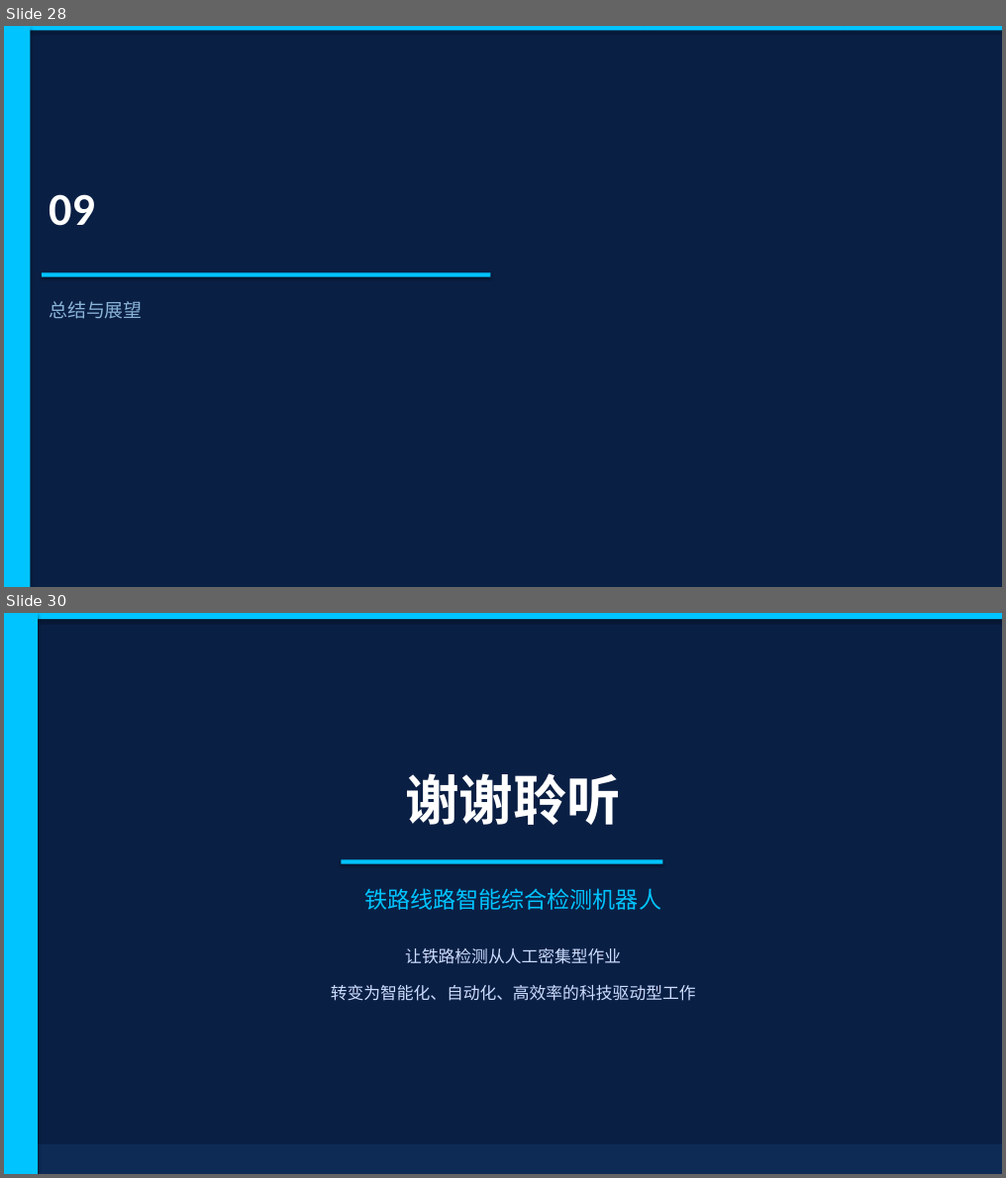
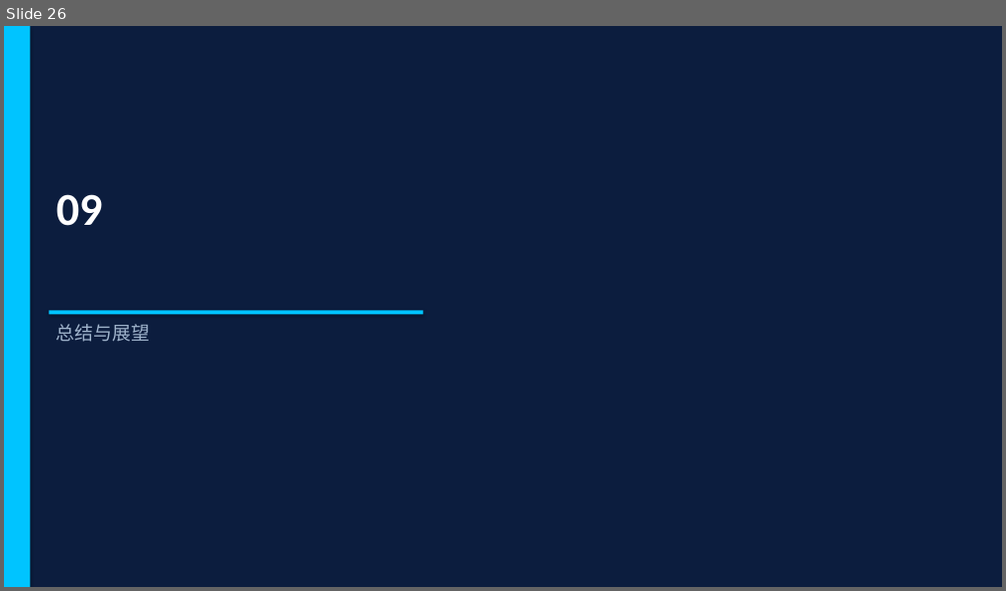
Before and after one commit to gao66683366-lab/workspace, a slide deck: 铁路线路智能综合检测机器人/20260306_技术文档/铁路线路智能综合检测机器人_技术汇报.pptx. Shown one above the other, each under a label of ours: slides 28 and 30 before the commit, slide 26 after it; the slides between them are not shown. The pictures are 1006x1178 and 1006x591 pixels, drawn with LibreOffice and Linux fonts; fonts in the diff are those of the drawing. Boxes give left, top, right and bottom in pixels: in the first picture for what was removed or moved away, otherwise in the second. Text is boxed around its words. In the diff, an @@ line names an element or a change of style, - is before the commit and + after.

Commit message:
feat: 升级PPT为科技蓝风格V3，28页，优化排版和配色

```diff
--- a/铁路线路智能综合检测机器人/20260306_技术文档/铁路线路智能综合检测机器人_技术汇报.pptx
+++ b/铁路线路智能综合检测机器人/20260306_技术文档/铁路线路智能综合检测机器人_技术汇报.pptx
@@ slide 30 removed at (4, 613, 1002, 1174), background #FFFFFF @@
@@ rectangle removed at (4, 613, 1002, 1174) @@
@@ rectangle removed at (4, 613, 1002, 619) @@
@@ rectangle removed at (4, 613, 38, 1174) @@
@@ text removed at (405, 773, 621, 825) @@
-谢谢聆听
@@ rectangle removed at (341, 861, 662, 864) @@
@@ text removed at (364, 888, 661, 910) @@
-铁路线路智能综合检测机器人
@@ text removed at (405, 949, 621, 964) @@
-让铁路检测从人工密集型作业
@@ text removed at (331, 985, 696, 1001) @@
-转变为智能化、自动化、高效率的科技驱动型工作
@@ rectangle removed at (4, 1145, 1002, 1174) @@
@@ what was slide 28 is now slide 26 @@
@@ slide 26 changed as well @@
@@ rectangle at (4, 26, 1002, 587): fill #0A1F44 to #0C1D3E @@
@@ rectangle removed at (4, 26, 1002, 31) @@
@@ text "09": place and size @@
-text "09" at (49, 194, 95, 226)
+text "09" at (56, 194, 103, 226)
@@ text "总结与展望": place and size @@
-text "总结与展望" at (49, 301, 143, 319)
+text "总结与展望" at (56, 324, 151, 342)
@@ text "总结与展望" at (56, 324, 151, 342): text colour #8AB4D8 to #A0B4CC @@
@@ rectangle: place and size @@
-rectangle at (42, 274, 491, 277)
+rectangle at (49, 310, 423, 315)
```
Also in this commit, not shown: 27 other slides changed, 2 other slides removed.
